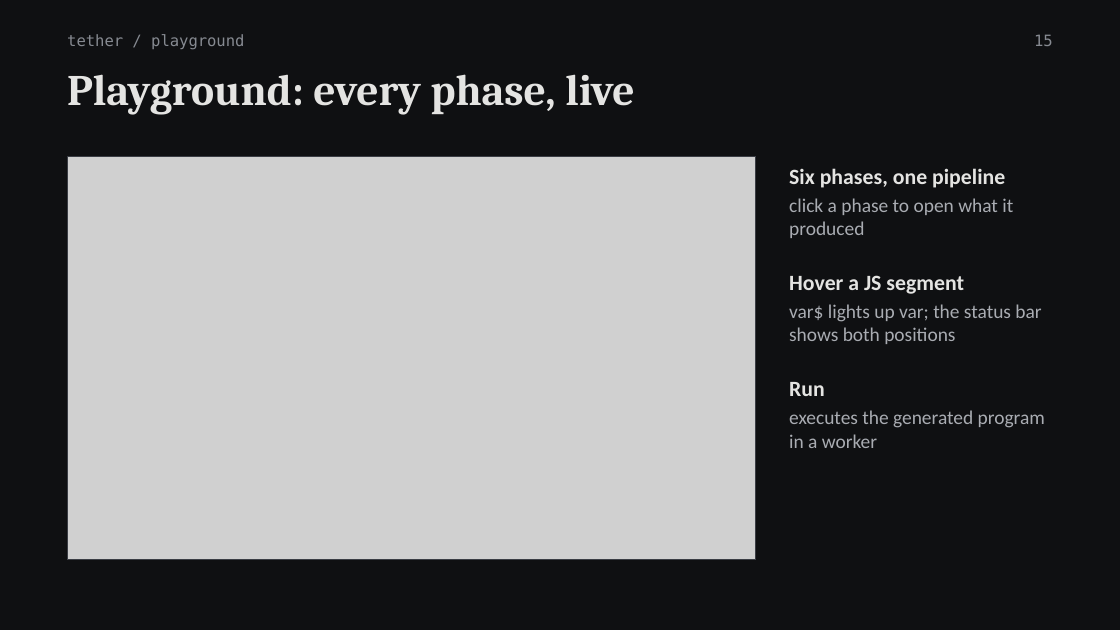
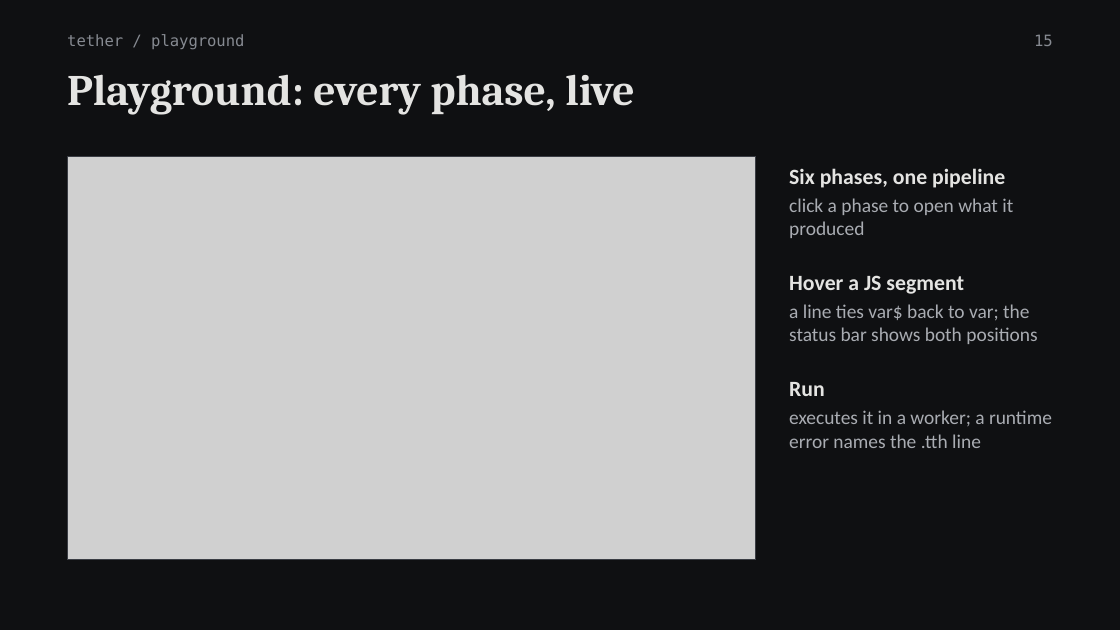
Before and after one commit to Antra1705/tether, a slide deck: slide 15 of docs/Tether-Review2-Presentation.pptx. Drawn at 1120x630 pixels with LibreOffice and Linux fonts; fonts in the diff are those of the drawing; grey boxes stand for pictures. Boxes give left, top, right and bottom in pixels: in the first picture for what was removed or moved away, otherwise in the second. Text is boxed around its words. In the diff, an @@ line names an element or a change of style, - is before the commit and + after.

```diff
--- a/docs/Tether-Review2-Presentation.pptx
+++ b/docs/Tether-Review2-Presentation.pptx
@@ text at [789, 304, 1037, 344]: text changed @@
-var$ lights up var; the status bar shows both positions
+a line ties var$ back to var; the status bar shows both positions
@@ text at [789, 410, 1052, 448]: text changed @@
-executes the generated program in a worker
+executes it in a worker; a runtime error names the .tth line
```
Also in this commit, not shown: 54 other files.
